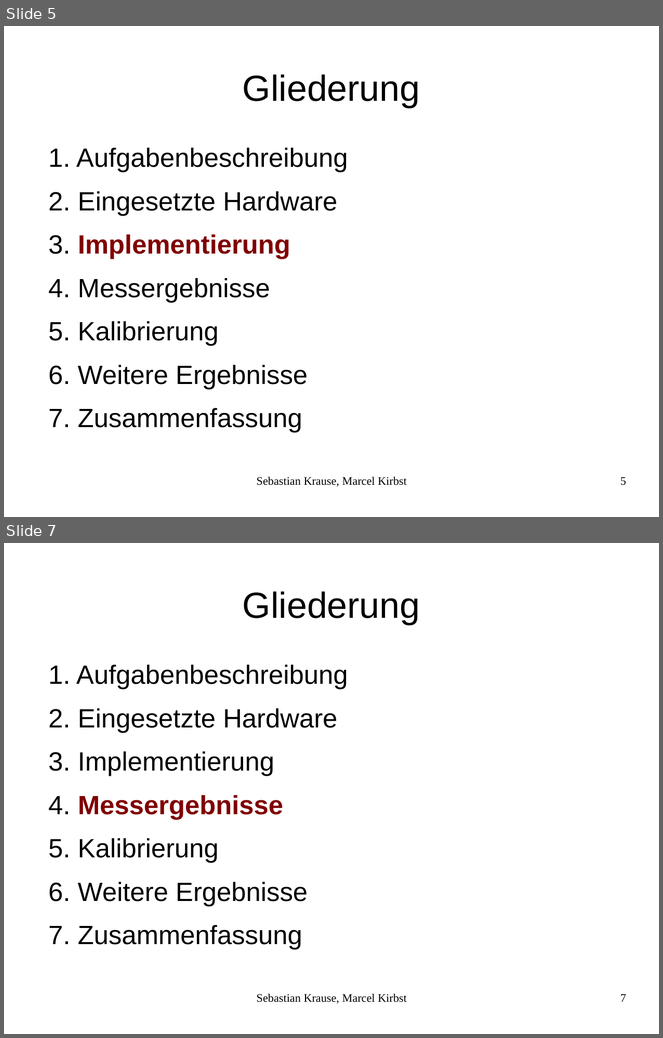
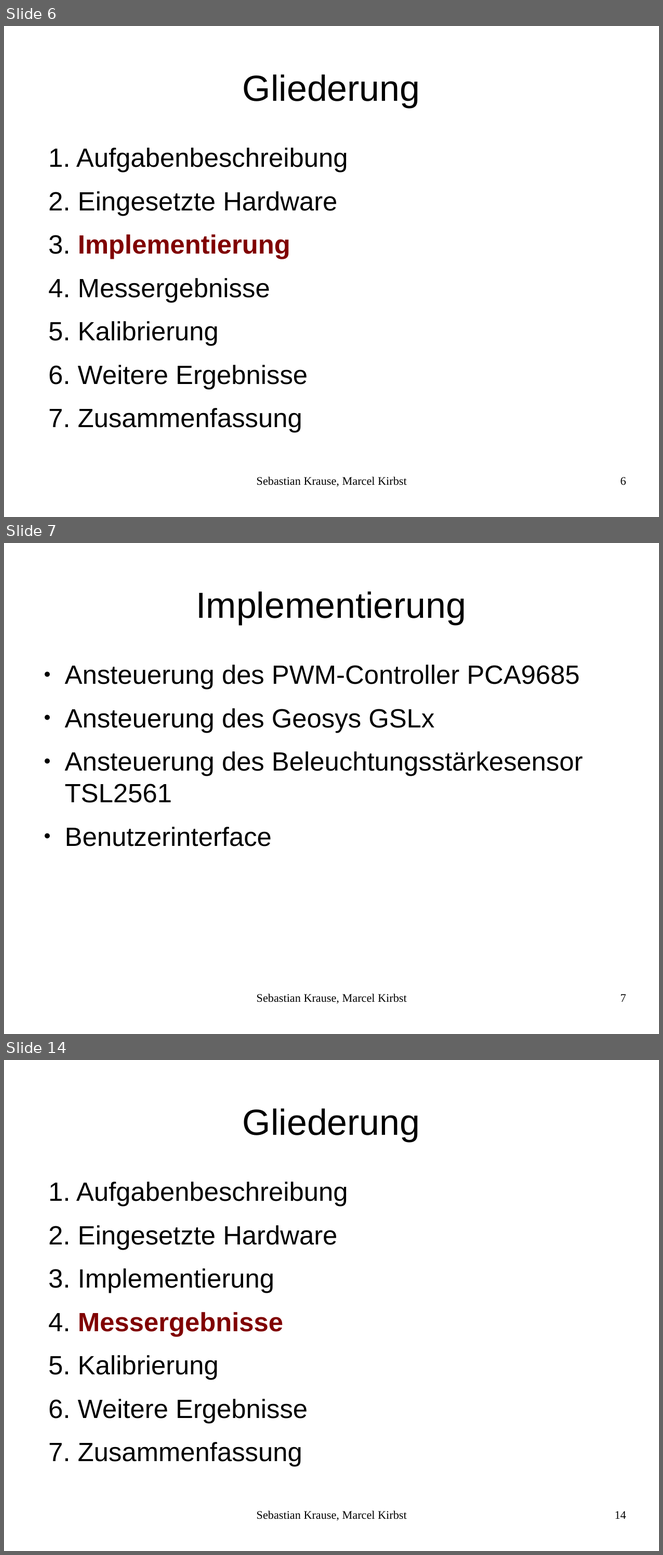
Before and after one commit to mkirbst/mca, a slide deck: praesi/mca.odp. Shown one above the other, each under a label of ours: slides 5 and 7 before the commit, slides 6, 7 and 14 after it; the slides between them are not shown. The pictures are 663x1038 and 663x1555 pixels, drawn with LibreOffice and Linux fonts; fonts in the diff are those of the drawing. Boxes give left, top, right and bottom in pixels: in the first picture for what was removed or moved away, otherwise in the second. Text is boxed around its words. In the diff, an @@ line names an element or a change of style, - is before the commit and + after.

```diff
--- a/praesi/mca.odp
+++ b/praesi/mca.odp
@@ slide 7 added at <box>4,543,659,1034</box>, background #FFFFFF @@
@@ title added at <box>196,591,467,625</box>, 44 pt, text #000000 @@
+Implementierung
@@ text added at <box>65,665,583,847</box>, 32 pt, text #000000 @@
+● Ansteuerung des PWM-Controller PCA9685
+● Ansteuerung des Geosys GSLx
+● Ansteuerung des Beleuchtungsstärkesensor TSL2561
+● Benutzerinterface
@@ text added at <box>257,994,407,1004</box>, 14 pt, text #000000 @@
+Sebastian Krause, Marcel Kirbst
@@ page number added at <box>621,994,626,1002</box>, 14 pt, text #000000 @@
+7
@@ what was slide 5 is now slide 6 @@
@@ page number at <box>621,477,626,486</box>: text changed @@
-5
+6
@@ what was slide 7 is now slide 14 @@
@@ page number at <box>615,1511,626,1519</box>: text changed @@
-7
+14
```
Also in this commit, not shown: 4 slides changed, 7 other slides added, 1 slide removed, 1 other file.
